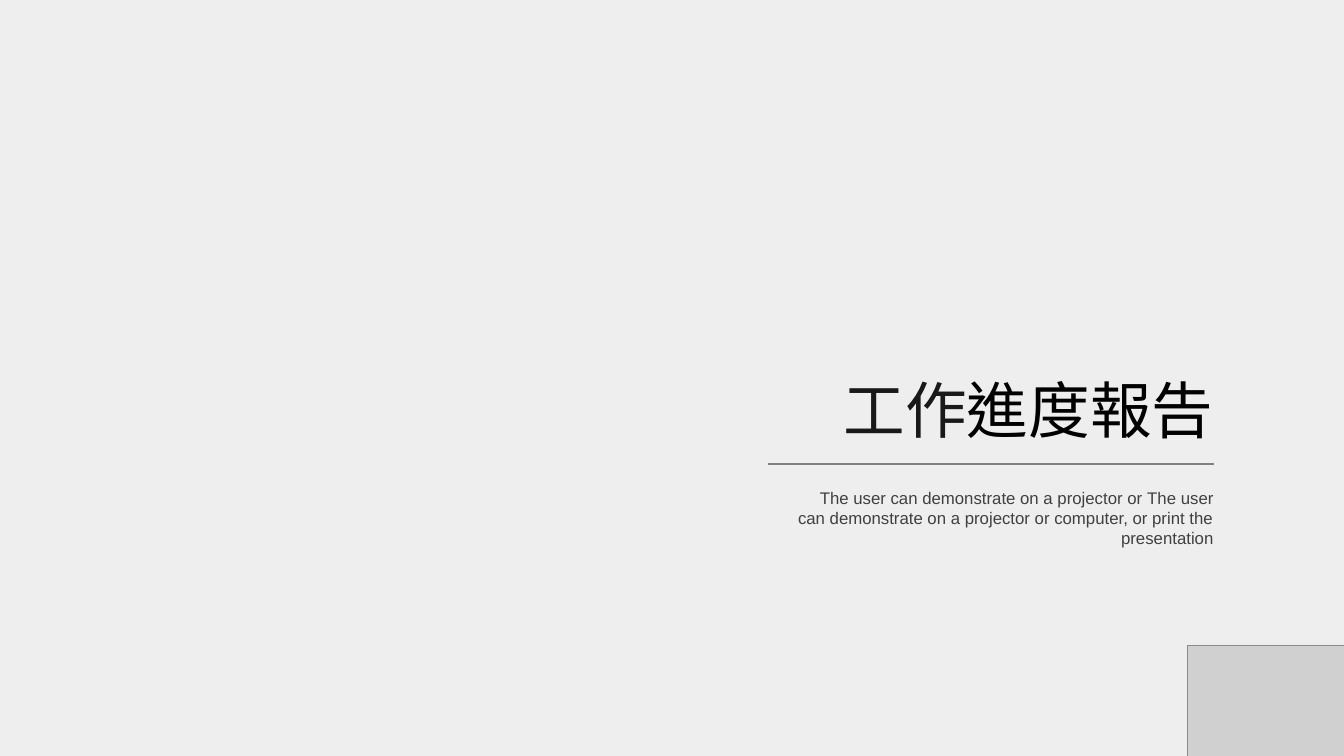
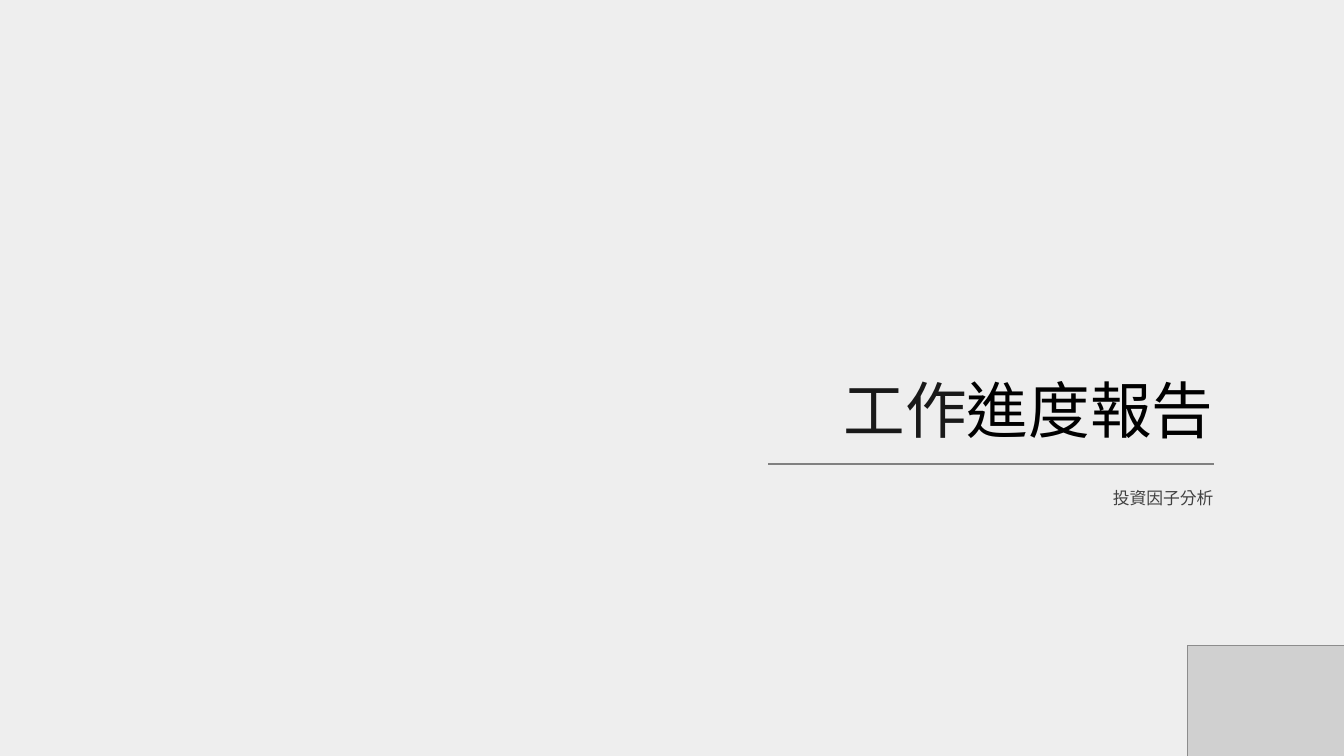
Before and after one commit to wellslu/fintech, a slide deck: slide 1 of 進度報告.pptx. Drawn at 1344x756 pixels with LibreOffice and Linux fonts; fonts in the diff are those of the drawing; grey boxes stand for pictures; background and template pictures are left out. Boxes give left, top, right and bottom in pixels: in the first picture for what was removed or moved away, otherwise in the second. Text is boxed around its words. In the diff, an @@ line names an element or a change of style, - is before the commit and + after.

```diff
--- a/進度報告.pptx
+++ b/進度報告.pptx
@@ text at [1113, 490, 1214, 506]: text changed @@
-The user can demonstrate on a projector or The user can demonstrate on a projector or computer, or print the presentation
+投資因子分析
```
Also in this commit, not shown: 3 other slides changed.
